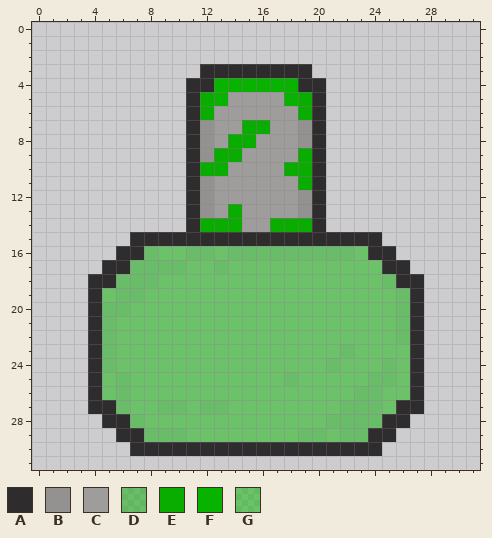
A pixel-art sprite gets an edit: TD_Ver4/Assets/Prefabs/Turrets/SlimeTurret/Slime/slimeturret50.png. The first picture shows the starting point.
The file is 32x32 pixels. Colours within 5 levels of each other are drawn and written as one.
Palette (. is transparent): A #2e2c2c  B #949191  C #9f9c9c  D #08ad0080  E #08ad00  F #08b300  G #09b80080
Pixels before, first column x 4:
 3 ........AAAAAAAA........
 4 .......AAFFFFFFAA.......
 5 .......AEFCCCCFEA.......
 6 .......AECCCCCCEA.......
 7 .......ABCCEECCBA.......
 8 .......ABCEECCCBA.......
 9 .......ABEECCCCEA.......
10 .......AEECCCCEEA.......
11 .......ABCCCCCCEA.......
12 .......ABCCCCCCBA.......
13 .......ABCECCCCBA.......
14 .......AEEECCEEEA.......
15 ...AAAAAAAAAAAAAAAAAA...
16 ..AADGGDDGDDDDDDDDDGAA..
17 .AADDDDGGDGGGGGGGGGGGAA.
18 AADDDGGGGGGGGGGGGGGGGDAA
19 AGDDGGGGGGGGGGGGGGGGGGDA
20 ADDGGGGGGGGGGGGGGGGGGGDA
21 ADGGGGGGGGGGGGGGGGGGGGDA
22 ADGGGGGGGGGGGGGGGGGGGGDA
23 ADGGGGGGGGGGGGGGGGDGGGGA
24 ADGGGGGGGGGGGGGGGDGGGDGA
25 AGDGGGGGGGGGGGDGGGGGDDGA
26 AGDGGGGGGGGGGGGGGGGDDGGA
27 AADGGDDGDDGGGGGGGGDDDGAA
28 .AADGGGGGGGGGGGGGDDDDAA.
29 ..AADDDGGGGGGGGDDGDDAA..
30 ...AAAAAAAAAAAAAAAAAA...
The same view after the edit:
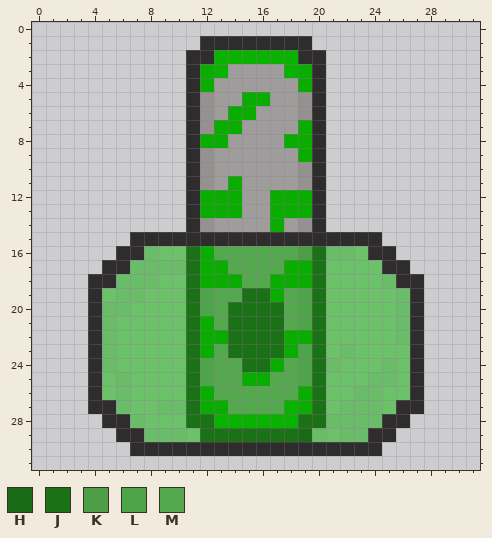
Colours new in this view: H #196a14  J #1b7116  K #4e9e48  L #4ea448  M #54a94e
Changes in this commit:
The edit adds colour A in row 1 at x 12 to 19; in row 2 at x 11 to 12 and 19 to 20; in row 3 at x 11 and 20.
Colour E gives way to colour B in rows 5 to 6 at x 12 and 19; in row 10 at x 12 and 19; in row 11 at x 19; in row 14 at x 12 and 19.
Colour A gives way to colour C in row 3 at x 14 to 17.
Colour E gives way to colour C in row 7 at x 15 to 16; in row 8 at x 14 to 15; in row 9 at x 13 to 14; in row 10 at x 13 and 18; in row 14 at x 13 to 14 and 18.
Colour F gives way to colour C in row 4 at x 13 to 18; in row 5 at x 13 and 18.
Colour A gives way to colour E in rows 3 to 4 at x 12 and 19.
Colour B gives way to colour E in row 7 at x 19; in row 8 at x 12 and 19; in rows 12 to 13 at x 12 and 19.
Colour C gives way to colour E in row 5 at x 15 to 16; in row 6 at x 14 to 15; in row 7 at x 13 to 14; in row 8 at x 13 and 18; in row 11 at x 14; in row 12 at x 13 to 14 and 17 to 18.
Colour C gives way to colour E in row 13 at x 13 and 17 to 18.
Colour D gives way to colour E in row 16 at x 12; in row 17 at x 13; in row 27 at x 12 to 13.
Colour G gives way to colour E in row 17 at x 12 and 18 to 19; in row 18 at x 12 to 14 and 17 to 19; in row 19 at x 17; in row 21 at x 12; in row 22 at x 12 to 13 and 18 to 19; in row 23 at x 12 and 18.
Colour G gives way to colour E in row 24 at x 17; in row 25 at x 15 to 16; in row 26 at x 12 and 19; in row 27 at x 19.
The edit adds colour F in row 2 at x 13 to 18.
Colour A gives way to colour F in row 3 at x 13 and 18.
Colour G gives way to colour F in row 27 at x 18; in row 28 at x 13 to 18.
Colour D gives way to colour H in row 29 at x 19.
Colour D gives way to colour J in row 16 at x 11 and 20.
Colour G gives way to colour J in rows 17 to 18 at x 11 and 20; in row 19 at x 11, 15 to 16 and 20; in rows 20 to 23 at x 11, 14 to 17 and 20; in row 24 at x 11, 15 to 16 and 20; in rows 25 to 27 at x 11 and 20; in row 28 at x 11 to 12 and 19 to 20.
Colour G gives way to colour J in row 29 at x 12 to 18.
Colour D gives way to colour K in row 16 at x 19.
Colour G gives way to colour L in rows 19 to 20 at x 12 and 19; in row 21 at x 19; in row 23 at x 19; in rows 24 to 25 at x 12 and 19.
Colour D gives way to colour M in row 16 at x 14 to 18; in row 25 at x 18.
Colour G gives way to colour M in row 16 at x 13; in row 17 at x 14 to 17; in row 18 at x 15 to 16; in row 19 at x 13 to 14 and 18; in rows 20 to 21 at x 13 and 18; in row 23 at x 13.
Colour G gives way to colour M in row 24 at x 13 to 14 and 18; in row 25 at x 13 to 14 and 17; in row 26 at x 13 to 18; in row 27 at x 14 to 17.
Where, in picture pixels (left, top, right, bottom), the same in both pictures:
changed: (186, 36, 326, 442)
